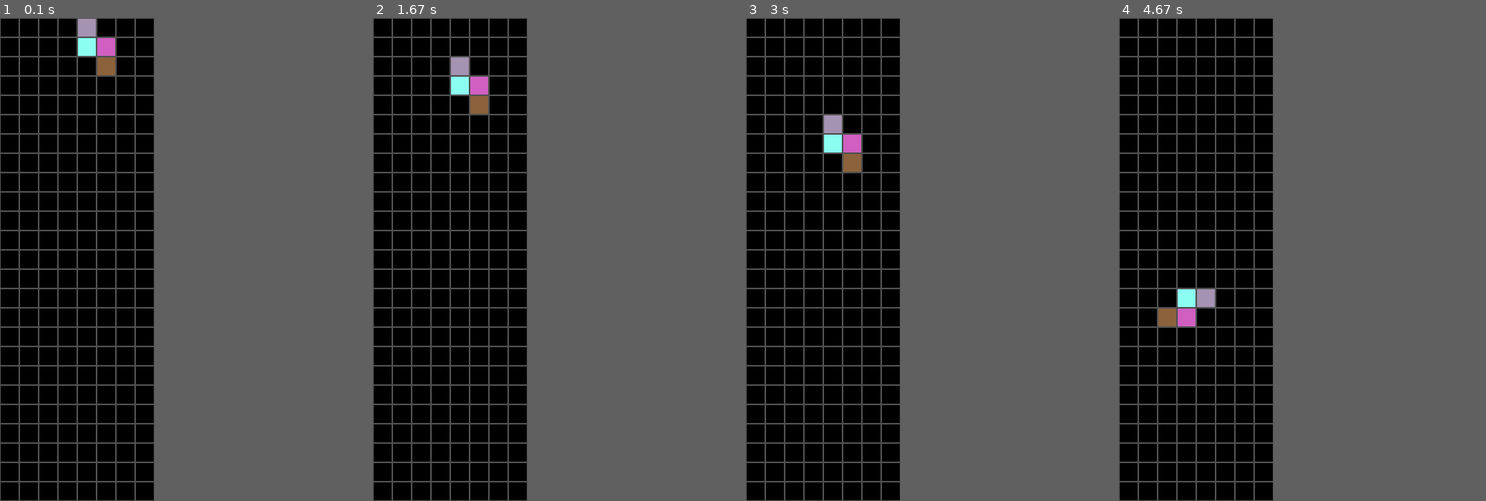
Above: before the commit, frames 1-4 (left to right).
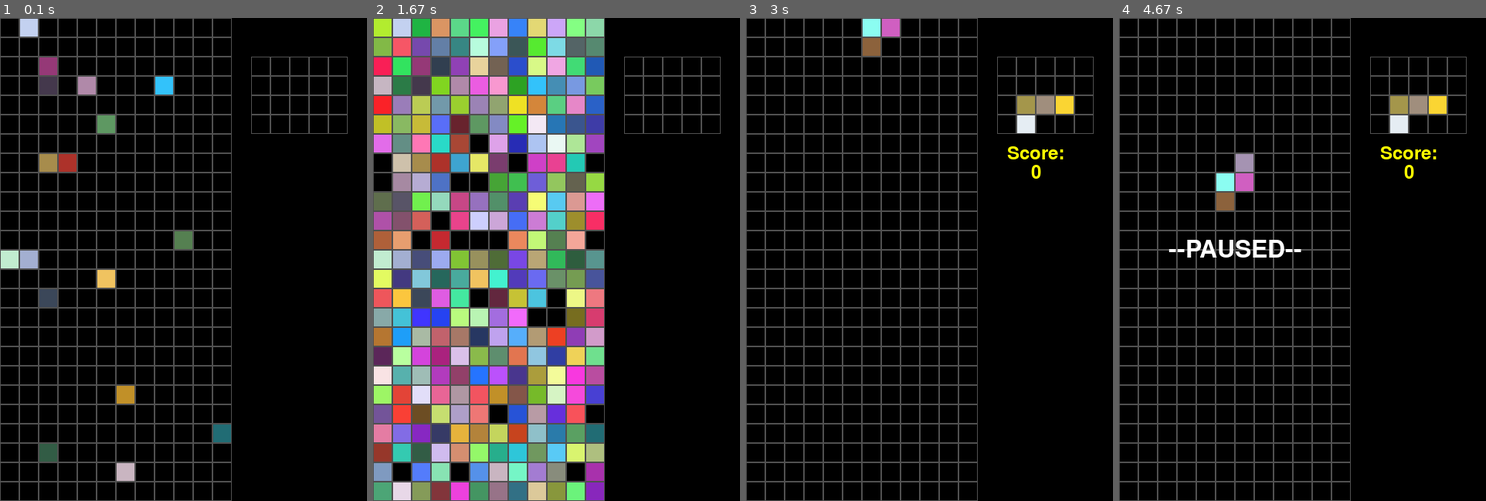
Above: after the commit, the same moments.

Repository: GregSCoding/Tetris
Game: pygame game, started from tetris.py
Two runs of this game, one before a commit and one after it. Both use one fixed random seed, a clock stepped at 60 frames per second and the inputs below.
Inputs:
- Up to frame 1 (0.1 s): no input
- Up to frame 2 (1.67 s): no input
- Up to frame 3 (3 s): no input
- Up to frame 4 (4.67 s): hold Down 3.4-3.87 s; hold Left 3.9-4.3 s; hold Esc from 4.33 s (still down); hold Up from 4.33 s (still down)
In our replay, the window is 200x625 before the commit and 475x625 after it. These sizes can differ from the game's own. Grey fills any space a smaller window leaves; there, only what the larger window draws over its background counts as a difference.

The runs differ from the first frame. In frame 1, 7.6% of the frame differs, in the area x 0-95%, y 0-100%; in frame 2, 53%; in frame 3, 6.1%; in frame 4, 6.9%.

Commit message:
added score, cool animation for startup and game over

Diff:
--- a/helpers_pygame.py
+++ b/helpers_pygame.py
@@ -8,7 +8,8 @@
     image.set_colorkey((0, 0, 0))
     return image
 
-def display_text(display, orientation, x, y, font, text, txt_color):
+def display_text(display, x, y, text, txt_color=pygame.Color("white"), orientation="center", txt_size = 32):
+    font = pygame.font.Font('freesansbold.ttf', txt_size)
     text = font.render(text, True, txt_color)
     text.set_alpha(256)
     textRect = text.get_rect()
--- a/tetris.py
+++ b/tetris.py
@@ -1,19 +1,19 @@
 import random
 import pygame
-from helpers_pygame import random_color
+from helpers_pygame import *
 from copy import deepcopy
-
+score = 0
 TILE_SIZE = 25
-WIDTH = 8
+WIDTH = 12
 HEIGHT = 25
+INTERFACE_WIDTH = 7
 GRAY = (80, 80, 80)
 FPS = 60
 pygame.init()
-display = pygame.display.set_mode(size=(TILE_SIZE*WIDTH, TILE_SIZE*HEIGHT))
+display = pygame.display.set_mode(size=(TILE_SIZE*(WIDTH + INTERFACE_WIDTH), TILE_SIZE*HEIGHT))
 pygame.display.set_caption("Tetris")
 clock = pygame.time.Clock()
 figure_rect = pygame.Rect(0, 0, TILE_SIZE, TILE_SIZE)
-
 class Figure:
     FALL_SPEED, FALL_LIMIT, FALL_COUNT = 60, 2000, 0
     figures_positions = [[(1, 0), (0, 0), (2, 0), (3, 0)],
@@ -22,12 +22,13 @@
                      [(0, 0), (1, 0), (1, 1), (0, -1)],
                      [(0, 0), (1, 0), (2, 0), (1, -1)],
                      [(1, 0), (0, 0), (2, 0), (2, 1)],
-                     [(1, 0), (0, 0), (2, 0), (1, -1)]]
-    figures = [[pygame.Rect((x + WIDTH//2), y + 1, TILE_SIZE, TILE_SIZE) for x,y in fig_pos] for fig_pos in figures_positions]
-    def __init__(self):
-        #self.figure =deepcopy(Figure.figures[0])
-        self.figure =deepcopy(random.choice(Figure.figures))
+                     [(1, 0), (0, 0), (2, 0), (0, 1)]]
+    figures = [[pygame.Rect((x + WIDTH//2), y, TILE_SIZE, TILE_SIZE) for x,y in fig_pos] for fig_pos in figures_positions]
+    figures_next = [[pygame.Rect((WIDTH + 2 + x), y + 4, TILE_SIZE, TILE_SIZE) for x,y in fig_pos] for fig_pos in figures_positions]
+    def __init__(self, figure_idx):
+        self.figure = deepcopy(Figure.figures[figure_idx])
         self.colors = [random_color() for i in range(4)]
+        self.next_figure = Next_figure()
     def rotate(self, field):
         old_figure = deepcopy(self.figure)
         centerx = self.figure[0].x
@@ -53,28 +54,79 @@
         old_figure = deepcopy(self.figure)
         for part in self.figure:
             part.y += 1
-            if part.y == HEIGHT or field[part.y][part.x] :
+            if part.y == HEIGHT or field[part.y][part.x]:
                 self.figure = deepcopy(old_figure)
                 for part, color in zip(self.figure, self.colors):
                     field[part.y][part.x] = color
                 check_rows(field)
-                self.__init__()
+                self.change_to_next()
                 return
+    def change_to_next(self):
+        self.figure = deepcopy(Figure.figures[self.next_figure.idx])
+        self.colors = self.next_figure.colors
+        self.next_figure.__init__()
     def draw_figure(self):
             for part, color in zip(self.figure, self.colors):
                 figure_rect.x = part.x * TILE_SIZE
                 figure_rect.y = part.y * TILE_SIZE
                 pygame.draw.rect(display, color, figure_rect)
+class Next_figure(Figure):
+    def __init__(self):
+        self.idx = random.randrange(0, len(Figure.figures_next))
+        self.figure = Figure.figures_next[self.idx]
+        self.colors = [random_color() for i in range(4)]
+def all_filed(field):
+    for row in field:
+        if not all(row):
+            return False
+    return True
+def fill_anim(field):
+    anim_field = deepcopy(field)
+    draw_grid()
+    while not all_filed(anim_field):
+        i = random.randrange(0, HEIGHT)
+        j = random.randrange(0, WIDTH)
+        while all(anim_field[i]):
+            i = random.randrange(0, HEIGHT)
+        while anim_field[i][j] != None:
+            j = random.randrange(0, WIDTH)
+        anim_field[i][j] = random_color()
+        draw_field(anim_field)
+        draw_grid()
+        pygame.display.flip()
+        pygame.time.wait(6)
+    pygame.time.wait(1000)
+
+    pygame.display.flip()
+def game_over(field):
+    fill_anim(field)
+    display_text(display, WIDTH//2*TILE_SIZE, HEIGHT//2*TILE_SIZE, "--GAME OVER--", txt_size=38, txt_color=pygame.Color("white"))
+    pygame.display.flip()
+    while True:
+        for event in pygame.event.get():
+                if event.type == pygame.QUIT:
+                    pygame.quit()
+                    quit()
+                elif event.type == pygame.KEYDOWN:
+                    if event.key == pygame.K_ESCAPE:
+                        return
+
 def check_rows(field):
     flag = False
+    global score
+    multi = 0
+    if any(field[0]):
+        game_over(field)
     old_field = deepcopy(field)
     for i, row in enumerate(field):
         if all(row):
+            multi += 1
             flag = True
-            old_field[i] = [(255,255,255) for i in range(WIDTH)]
+            old_field[i] = [pygame.Color("white") for i in range(WIDTH)]
             del(field[i])
             field.insert(0, [None for i in range(WIDTH)])
     if flag:
+        score += 100*multi**2
         draw_field(old_field)
         draw_grid()
         pygame.display.flip()
@@ -91,6 +143,8 @@
                         current_fig.move_hori(1, field)
                     elif event.key == pygame.K_UP:
                         current_fig.rotate(field)
+                    elif event.key == pygame.K_ESCAPE:
+                        pause()
     keys = pygame.key.get_pressed()
     if keys[pygame.K_DOWN]:
         Figure.FALL_LIMIT = 200
@@ -101,9 +155,14 @@
         current_fig.move_verti(field)
     Figure.FALL_COUNT += 60
 def draw_grid():
+    # Loop for drawing the grid for the gameplay
     for i in range(WIDTH):
         for j in range(HEIGHT):
             pygame.draw.rect(display, GRAY, pygame.Rect(TILE_SIZE*i, TILE_SIZE*j, TILE_SIZE, TILE_SIZE), width=1)
+    # Loop for drawing the grid for the next piece
+    for i in range(1, INTERFACE_WIDTH-1):
+        for j in range(4):
+            pygame.draw.rect(display, GRAY, pygame.Rect(TILE_SIZE*(i + WIDTH), TILE_SIZE*(j+2), TILE_SIZE, TILE_SIZE), width=1)
 def draw_field(field):
     for i, row in enumerate(field):
         for j in range(WIDTH):
@@ -112,17 +171,33 @@
                 figure_rect.x = j * TILE_SIZE
                 figure_rect.y = i * TILE_SIZE
                 pygame.draw.rect(display, color, figure_rect)
+def pause():
+    display_text(display, WIDTH//2*TILE_SIZE, HEIGHT//2*TILE_SIZE, "--PAUSED--", txt_size=32)
+    pygame.display.flip()
+    while True:
+        for event in pygame.event.get():
+                if event.type == pygame.QUIT:
+                    pygame.quit()
+                    quit()
+                elif event.type == pygame.KEYDOWN:
+                    if event.key == pygame.K_ESCAPE:
+                        return
+def draw_score():
+    display_text(display, (WIDTH+INTERFACE_WIDTH//2)*TILE_SIZE, (-5+HEIGHT//2)*TILE_SIZE, "Score:", txt_size=24, txt_color=pygame.Color("yellow"))
+    display_text(display, (WIDTH+INTERFACE_WIDTH//2)*TILE_SIZE, (-4+HEIGHT//2)*TILE_SIZE, str(score) , txt_size=24, txt_color=pygame.Color("yellow"))
 def main():
     field = [[None for i in range(WIDTH)] for j in range(HEIGHT)]
-    current_fig = Figure()
+    current_fig = Figure(random.randrange(0, len(Figure.figures)))
+    fill_anim(field)
     while True:
         process_events(current_fig, field)
         display.fill((pygame.Color("black")))
         current_fig.draw_figure()
+        current_fig.next_figure.draw_figure()
         draw_field(field)
         draw_grid()
+        draw_score()
         pygame.display.flip()
         clock.tick(FPS)
-
 if __name__ == "__main__":
     main()
